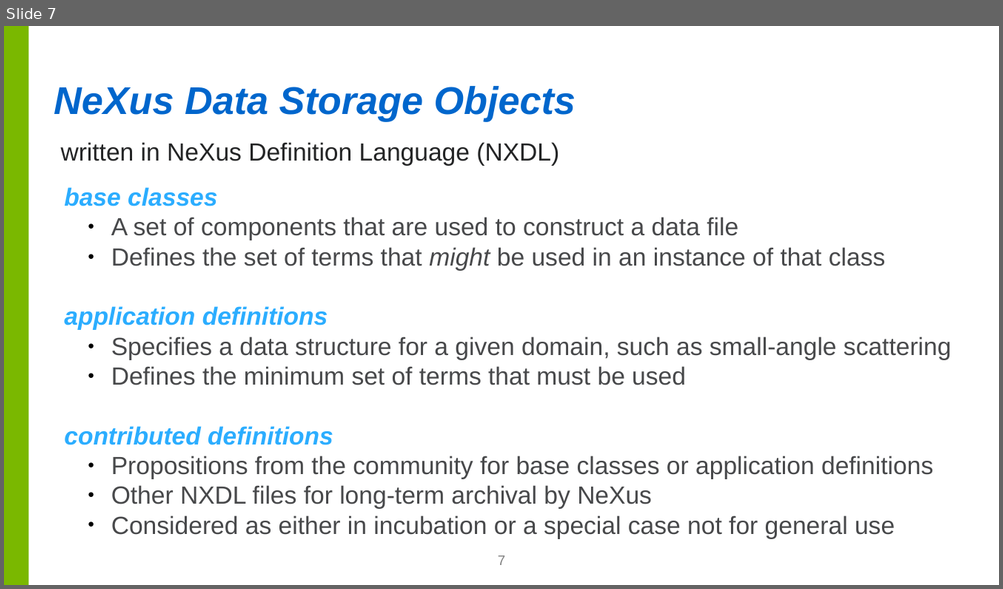
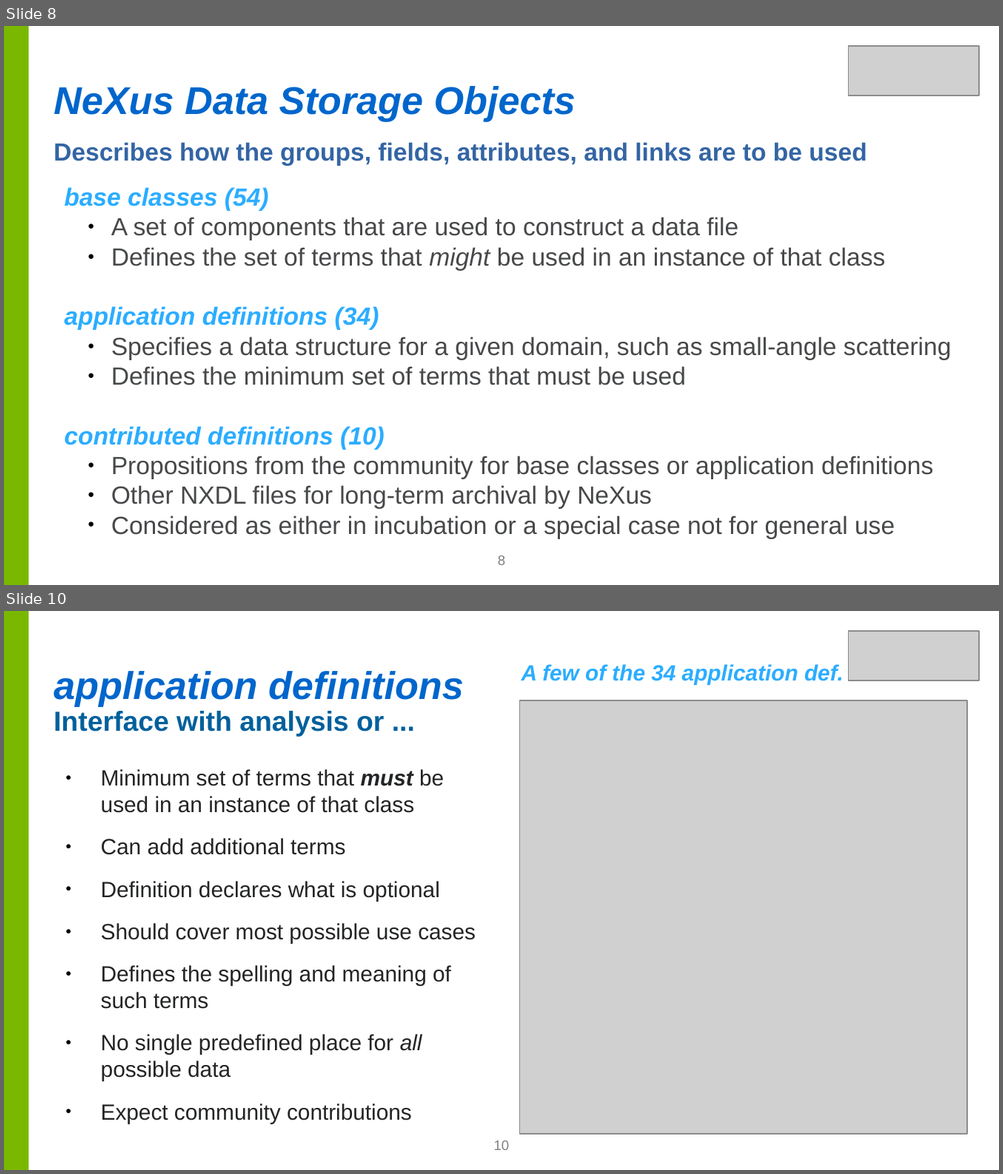
Before and after one commit to nexusformat/communications, a slide deck: 2017/NeXus-Intro.odp. Shown one above the other, each under a label of ours: slide 7 before the commit, slides 8 and 10 after it; the slides between them are not shown. The pictures are 1003x589 and 1003x1174 pixels, drawn with LibreOffice and Linux fonts; fonts in the diff are those of the drawing; grey boxes stand for pictures; background and template pictures are left out. Boxes give left, top, right and bottom in pixels: in the first picture for what was removed or moved away, otherwise in the second. Text is boxed around its words. In the diff, an @@ line names an element or a change of style, - is before the commit and + after.

```diff
--- a/2017/NeXus-Intro.odp
+++ b/2017/NeXus-Intro.odp
@@ slide 10 added at (4,611,999,1170), background #FFFFFF; not listed: 1 template element that a slide beside it also shows @@
@@ picture added at (848,631,979,681) @@
@@ text added at (54,671,464,706), 28 pt, text #0066CC, bold, italic @@
+application definitions
@@ text added at (521,664,843,685), 16 pt, text #2BADFF, bold, italic @@
+A few of the 34 application def.
@@ text added at (54,711,384,737), 20 pt, text #00609C, bold @@
+Interface with analysis or ...
@@ picture added at (519,701,967,1134) @@
@@ text added at (101,769,475,1124), 16 pt, text #232425 @@
+● Minimum set of terms that must be used in an instance of that class
+● Can add additional terms
+● Definition declares what is optional
+● Should cover most possible use cases
+● Defines the spelling and meaning of such terms
+● No single predefined place for all possible data
+● Expect community contributions
@@ page number added at (494,1141,509,1150), 10 pt, text #808080 @@
+10
@@ what was slide 7 is now slide 8 @@
@@ slide 8 changed as well @@
@@ picture added at (848,46,979,96) @@
@@ text at (54,142,866,165): text changed; text colour #232425 to #3465A4; bold on @@
-written in NeXus Definition Language (NXDL)
+Describes how the groups, fields, attributes, and links are to be used
@@ text at (64,187,269,210): text changed @@
-base classes
+base classes (54)
@@ text at (64,306,379,330): text changed @@
-application definitions
+application definitions (34)
@@ text at (64,426,384,449): text changed @@
-contributed definitions
+contributed definitions (10)
@@ page number at (498,556,505,565): text changed @@
-7
+8
```
Also in this commit, not shown: 18 other slides changed, 10 other slides added, 6 slides removed, 1 other file.
